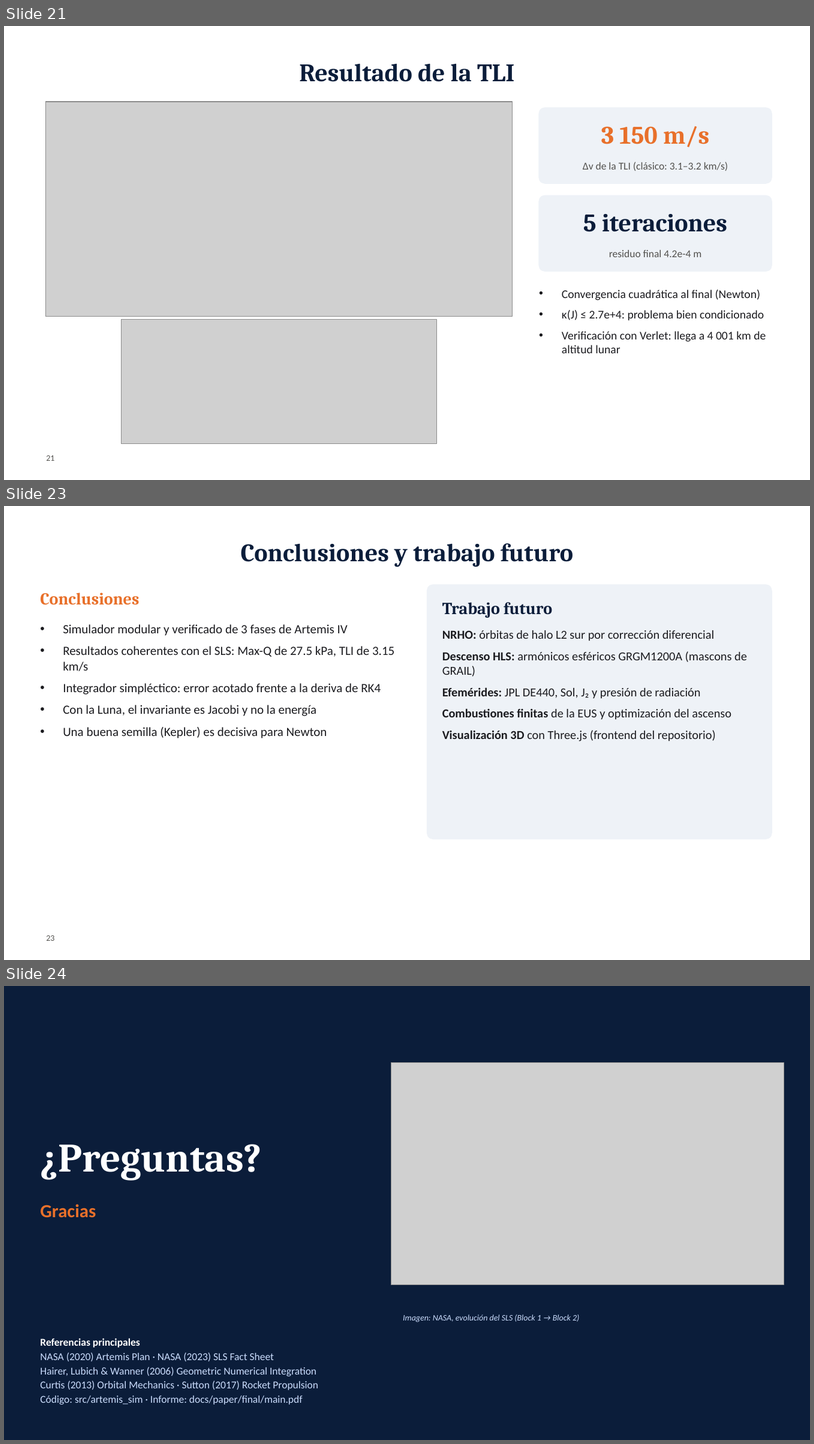
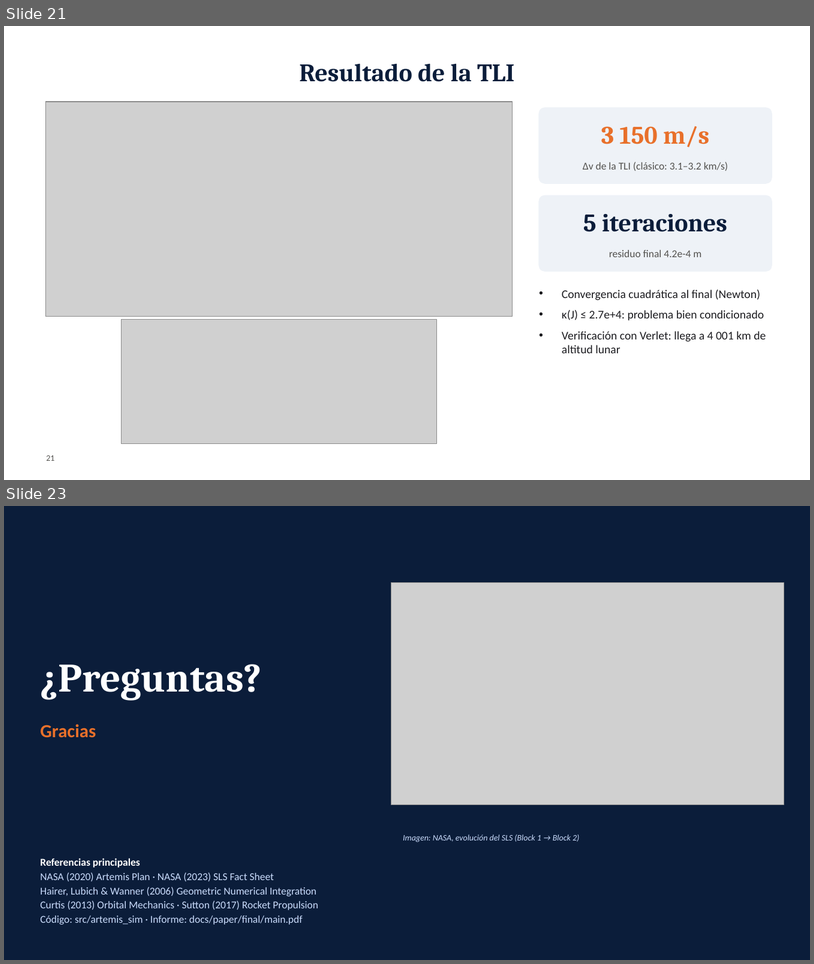
Before and after one commit to Mayday3003/ArtemisIV-flight-dynamics, a slide deck: docs/presentation/Artemis_IV_UdeM.pptx. Shown one above the other, each under a label of ours: slides 21, 23 and 24 before the commit, slides 21 and 23 after it; the slides between them are not shown. The pictures are 814x1444 and 814x964 pixels, drawn with LibreOffice and Linux fonts; fonts in the diff are those of the drawing; grey boxes stand for pictures; background and template pictures are left out. Boxes give left, top, right and bottom in pixels: in the first picture for what was removed or moved away, otherwise in the second. Text is boxed around its words. In the diff, an @@ line names an element or a change of style, - is before the commit and + after.

```diff
--- a/docs/presentation/Artemis_IV_UdeM.pptx
+++ b/docs/presentation/Artemis_IV_UdeM.pptx
@@ slide 23 removed at [4, 506, 810, 960], background #FFFFFF @@
@@ title removed at [241, 543, 573, 567] @@
-Conclusiones y trabajo futuro
@@ text removed at [40, 592, 139, 605] @@
-Conclusiones
@@ rounded rectangle removed at [428, 585, 772, 839] @@
@@ text removed at [443, 602, 552, 618] @@
-Trabajo futuro
@@ text removed at [63, 624, 395, 738] @@
-• Simulador modular y verificado de 3 fases de Artemis IV
-• Resultados coherentes con el SLS: Max-Q de 27.5 kPa, TLI de 3.15 km/s
-• Integrador simpléctico: error acotado frente a la deriva de RK4
-• Con la Luna, el invariante es Jacobi y no la energía
-• Una buena semilla (Kepler) es decisiva para Newton
@@ text removed at [443, 630, 747, 741] @@
-• NRHO: órbitas de halo L2 sur por corrección diferencial
-• Descenso HLS: armónicos esféricos GRGM1200A (mascons de GRAIL)
-• Efemérides: JPL DE440, Sol, J₂ y presión de radiación
-• Combustiones finitas de la EUS y optimización del ascenso
-• Visualización 3D con Three.js (frontend del repositorio)
@@ page number removed at [46, 935, 54, 940] @@
-23
@@ what was slide 24 is now slide 23 @@
```
Also in this commit, not shown: 5 slides changed, 1 slide added, 1 other slide removed, 2 other files.
